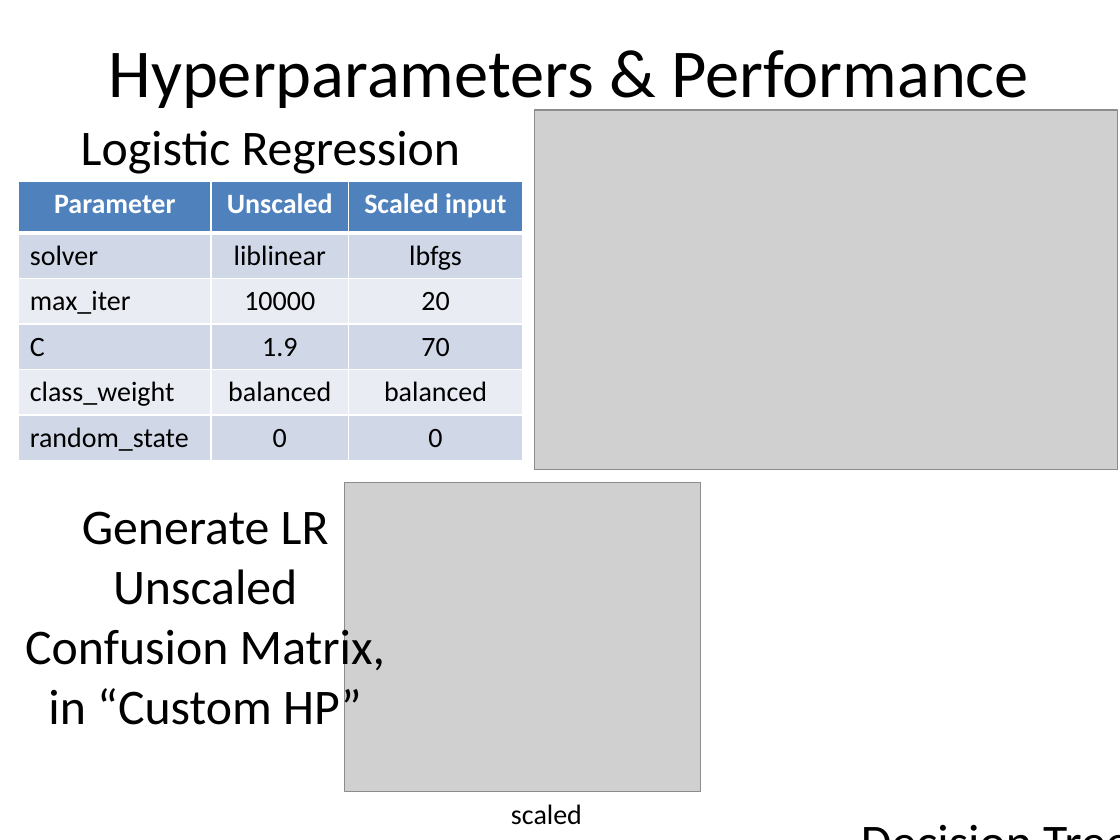
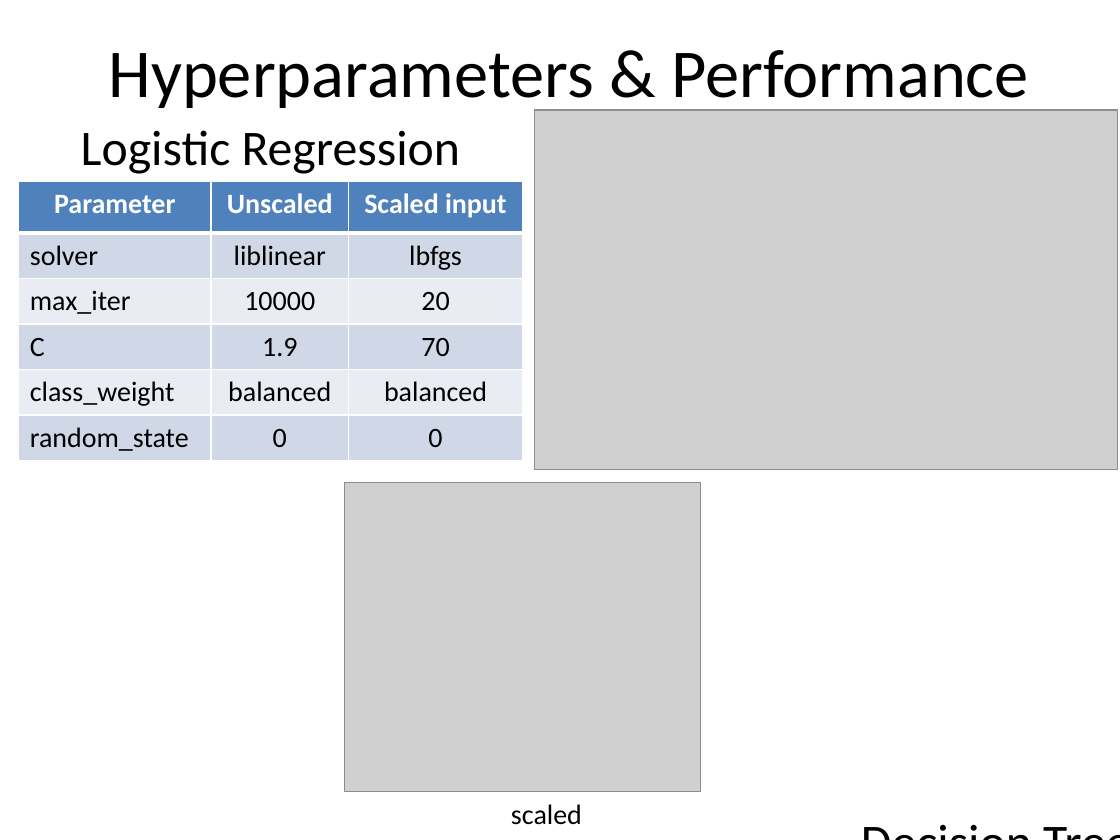
Before and after one commit to ysereda/Springboard, a slide deck: slide 9 of Capstone2_Customer_Churn.pptx (slide 12 before the commit). Drawn at 1120x840 pixels with LibreOffice and Linux fonts; fonts in the diff are those of the drawing; grey boxes stand for pictures. Boxes give left, top, right and bottom in pixels: in the first picture for what was removed or moved away, otherwise in the second. Text is boxed around its words. In the diff, an @@ line names an element or a change of style, - is before the commit and + after.

```diff
--- a/Capstone2_Customer_Churn.pptx
+++ b/Capstone2_Customer_Churn.pptx
@@ text removed at (x1=25, y1=511, x2=385, y2=736) @@
-Generate LR Unscaled Confusion Matrix, in “Custom HP”
```
Also in this commit, not shown: 1 other slide changed, 2 slides added, 2 slides removed, 1 other file.
